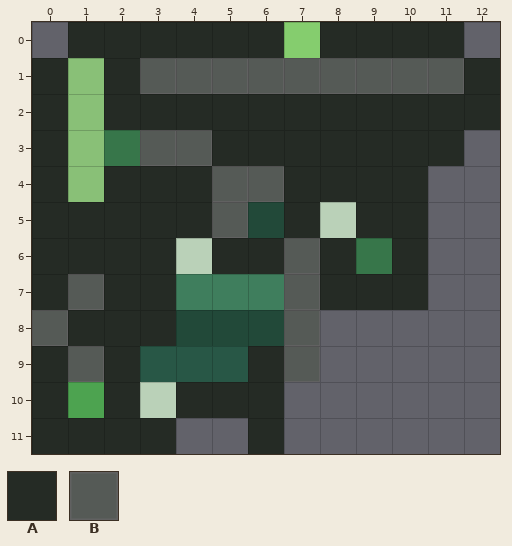
One commit to this Tiled map: spaders/src/map/how-to-play/gameboy.tmx. This is how it looked before the edit.
Cells are 64x64 px. Shown: x 0..12, y 0..11.
Key: from "bg": A 9, B 10.
_ is an empty cell, # one hidden under a higher layer.
Layers that did not change in this view are not listed.
Layer "Pistol" before, first column x 0:
 0 _____AA______
 1 __ABBBBBBBBBA
 2 __AAAAAAAAAAA
 3 ___BBAAAAAAA_
 4 __AAABBAAAA__
 5 _AAAAB_A_____
 6 AAAA_AA______
 7 ABAA_________
 8 BAAA_________
 9 ABA__________
10 _____________
11 _____________
Now the later version:
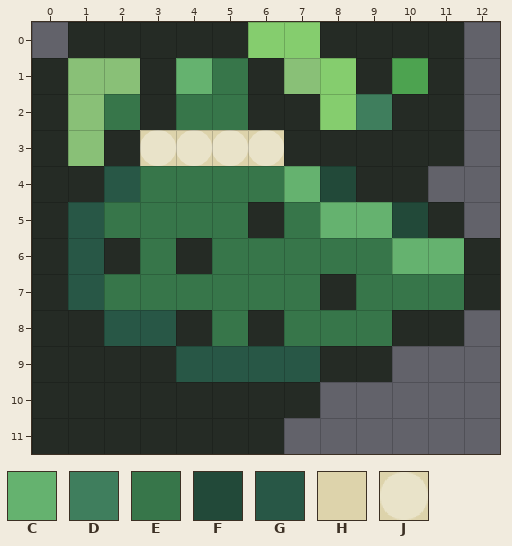
Further tiles: from "bg": C 3, D 4, E 5, F 6, G 7, H 11, J 32.
Tiles of an added or newly shown layer are drawn over the layers below it.
See-through tiles are keyed as they look on the map.
Edits made:
Changed rows in their new state; . is an unchanged cell.
Layer "Shovel" (added):
first column x 1:
 9 A
10 A
Layer "Mirror Shield" (added):
first column x 4:
11 AA
Layer "Shuriken":
first column x 9:
 2 D
first column x 7:
 6 #
 7 #
 8 #
 9 #
Layer "Pistol" (removed):
first column x 0:
 0 ......_......
 1 ..___________
 2 .._.__..__.._
 3 ...____......
 4 .._______....
 5 ._____._.....
 6 ._._.__......
 7 .___.........
 8 _.__.........
 9 ._...........
Layer "Hookshoot" (added):
first column x 3:
10 A
Layer "Ocarina" (added):
first column x 1:
 1 ..ACEA......
 2 ...EE.......
 3 .AHHHH......
 4 AGEEEECF....
 5 GEEEEAECCFA.
 6 G.EAEEEE.CCA
 7 GEE...E.EEEA
 8 .GGAEAEEEAA.
 9 ..A..GGAA...
10 ......A.....
Layer "_ADDONOcarina" (added):
first column x 3:
 3 JJJJ
